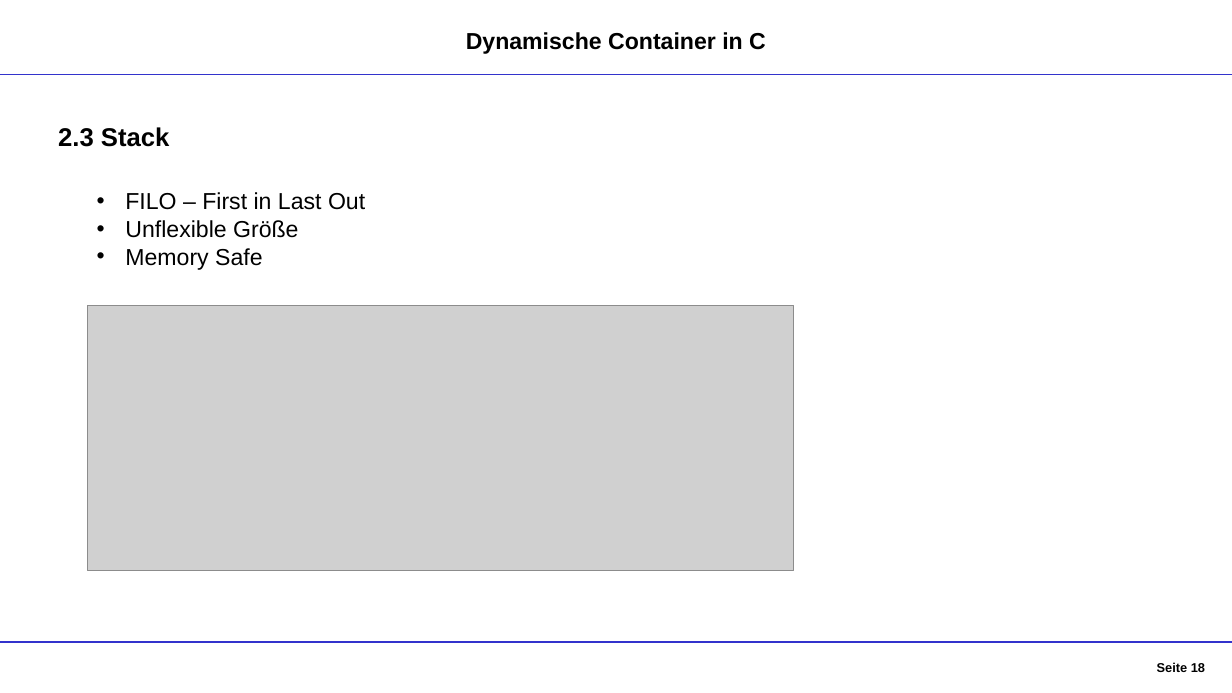
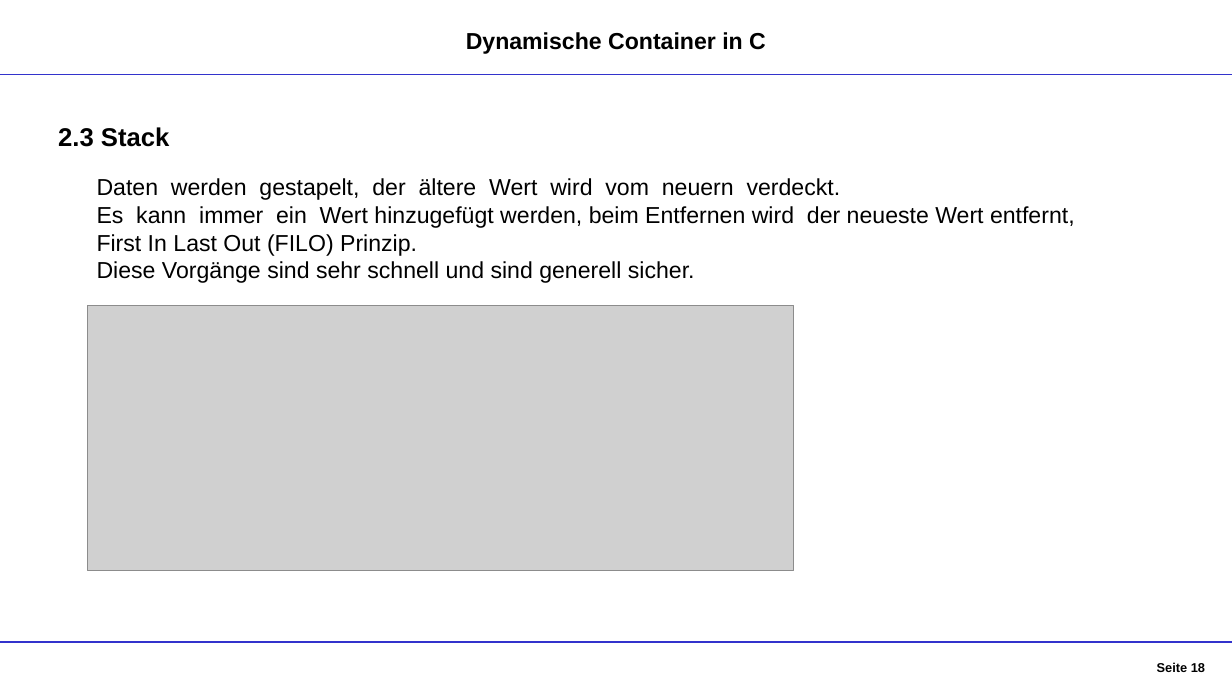
Before and after one commit to DennisGoss99/InPr_DynamicCollections, a slide deck: slide 18 of Dokumentation/Container - Präsentation.pptx. Drawn at 1232x693 pixels with LibreOffice and Linux fonts; fonts in the diff are those of the drawing; grey boxes stand for pictures. Boxes give left, top, right and bottom in pixels: in the first picture for what was removed or moved away, otherwise in the second. Text is boxed around its words. In the diff, an @@ line names an element or a change of style, - is before the commit and + after.

Commit message:
Text Added

```diff
--- a/Dokumentation/Container - Präsentation.pptx
+++ b/Dokumentation/Container - Präsentation.pptx
@@ text at bbox=[97, 178, 1075, 283]: text changed @@
-• FILO – First in Last Out
-• Unflexible Größe
-• Memory Safe
+Daten werden gestapelt, der ältere Wert wird vom neuern verdeckt.
+Es kann immer ein Wert hinzugefügt werden, beim Entfernen wird der neueste Wert entfernt,
+First In Last Out (FILO) Prinzip.
+Diese Vorgänge sind sehr schnell und sind generell sicher.
```
Also in this commit, not shown: 2 other slides changed.
